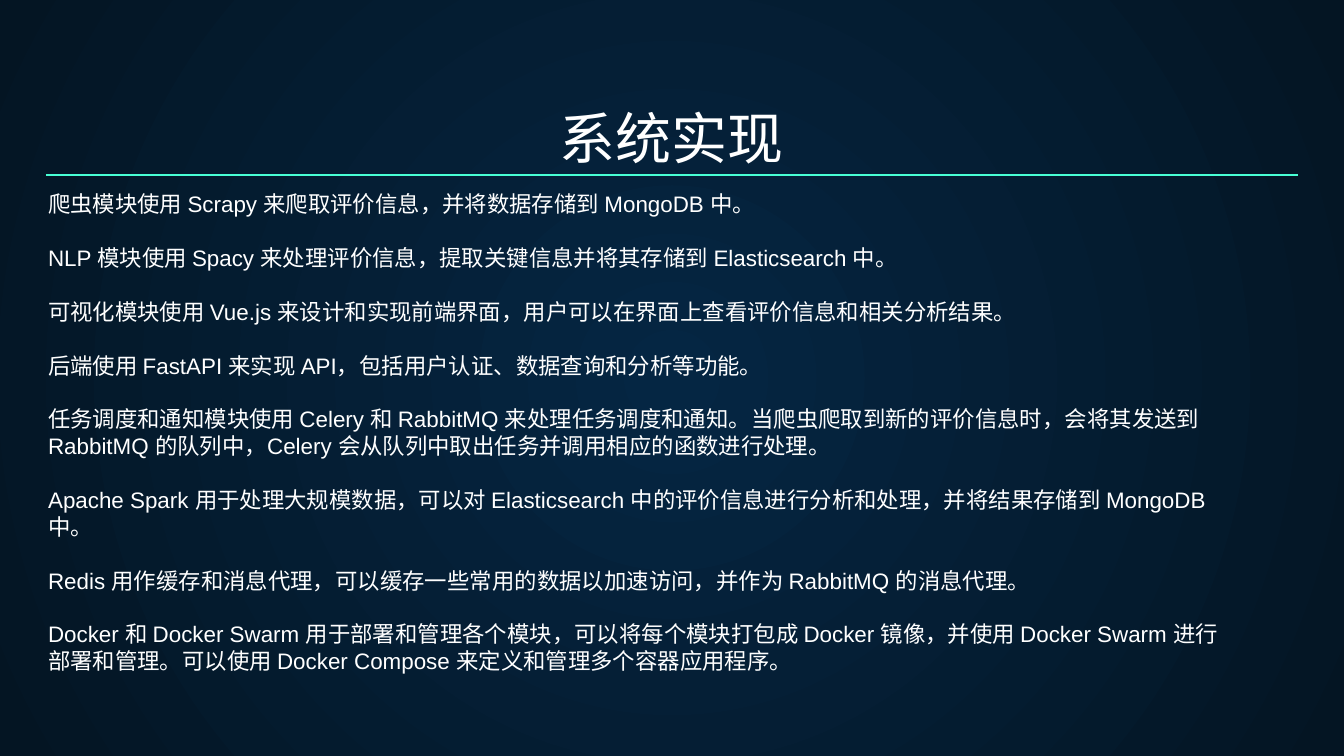
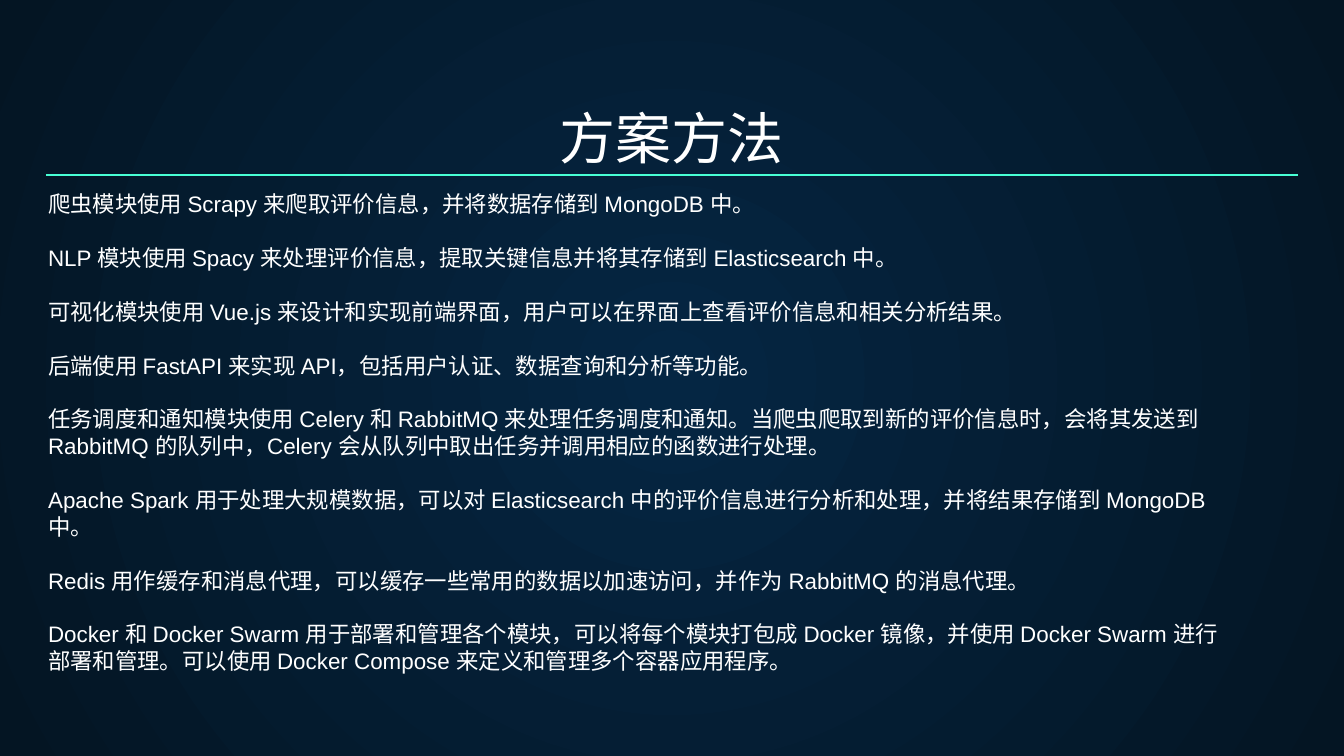
Before and after one commit to zm1060/FinalProject, a slide deck: slide 10 of 过程资料/开题答辩-B网络191-03-左明.pptx (slide 13 before the commit). Drawn at 1344x756 pixels with LibreOffice and Linux fonts; fonts in the diff are those of the drawing. Boxes give left, top, right and bottom in pixels: in the first picture for what was removed or moved away, otherwise in the second. Text is boxed around its words. In the diff, an @@ line names an element or a change of style, - is before the commit and + after.

```diff
--- a/过程资料/开题答辩-B网络191-03-左明.pptx
+++ b/过程资料/开题答辩-B网络191-03-左明.pptx
@@ title at box(560, 111, 784, 164): text changed @@
-系统实现
+方案方法
```
Also in this commit, not shown: 8 other slides changed, 1 slide added, 4 other files.
